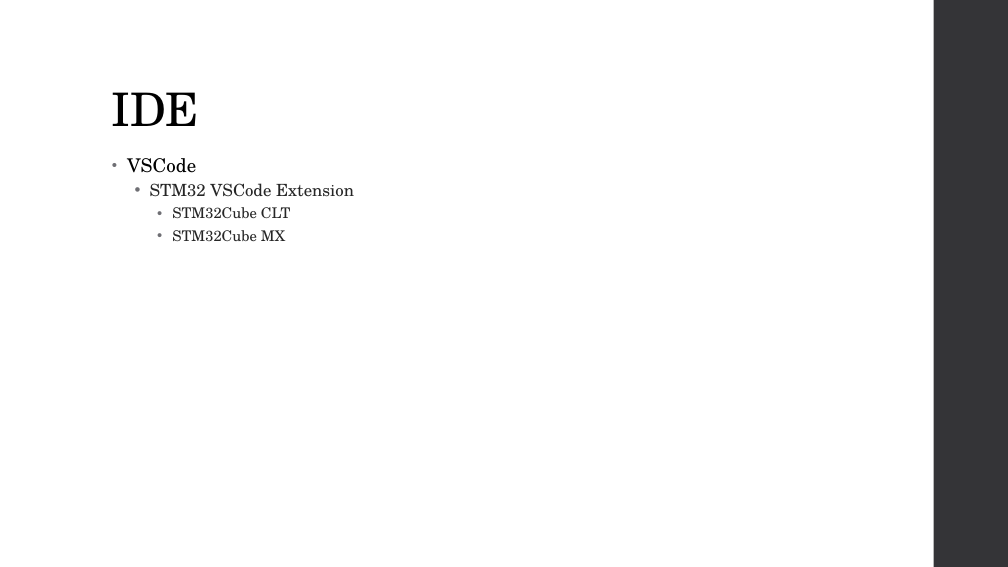
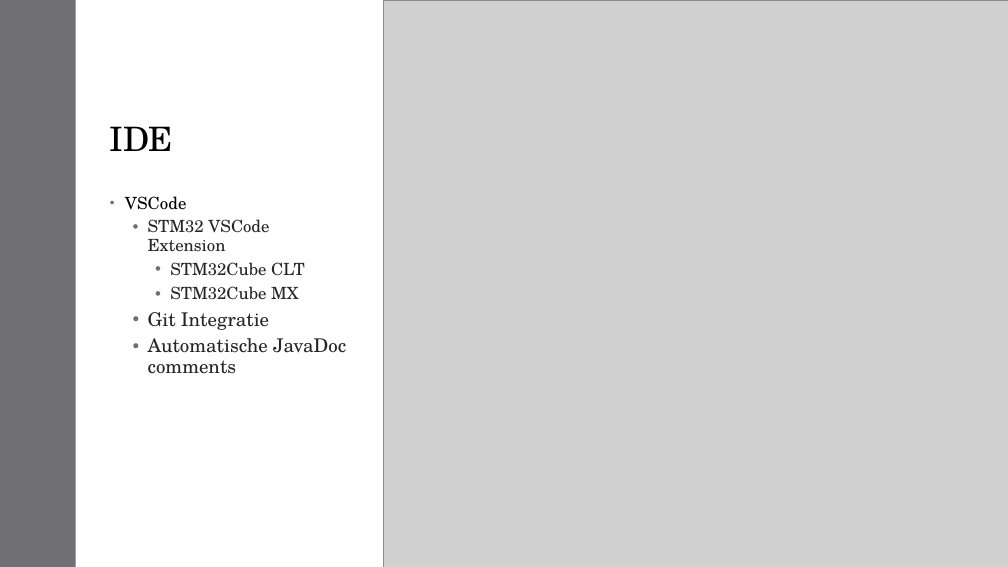
Before and after one commit to JesseSwildens/Software-ontwikkeling-VESOFTON, a slide deck: slide 11 of docs/Pitch Project Startup.pptx (slide 10 before the commit). Drawn at 1008x567 pixels with LibreOffice and Linux fonts; fonts in the diff are those of the drawing; grey boxes stand for pictures. Boxes give left, top, right and bottom in pixels: in the first picture for what was removed or moved away, otherwise in the second. Text is boxed around its words. In the diff, an @@ line names an element or a change of style, - is before the commit and + after.

```diff
--- a/docs/Pitch Project Startup.pptx
+++ b/docs/Pitch Project Startup.pptx
@@ rectangle added at <box>0,0,76,567</box>, fill #6F6F74 @@
@@ picture added at <box>383,0,1008,567</box> @@
@@ title "IDE": place and size @@
-title "IDE" at <box>112,92,199,126</box>
+title "IDE" at <box>110,126,173,151</box>
@@ title "IDE" at <box>110,126,173,151</box>: size 44 to 32 pt @@
@@ text "VSCode": place and size @@
-text "VSCode" at <box>127,158,354,241</box>
+text "VSCode" at <box>125,196,346,374</box>
@@ text at <box>125,196,305,300</box>: size 18 to 16 pt in "VSCode"; size 14 to 16 pt in "STM32Cube CLT", "STM32Cube MX" @@
@@ text at <box>148,312,346,374</box>: paragraphs added @@
+  • Git Integratie
+  • Automatische JavaDoc comments
```
Also in this commit, not shown: 5 other slides changed, 1 slide added.
